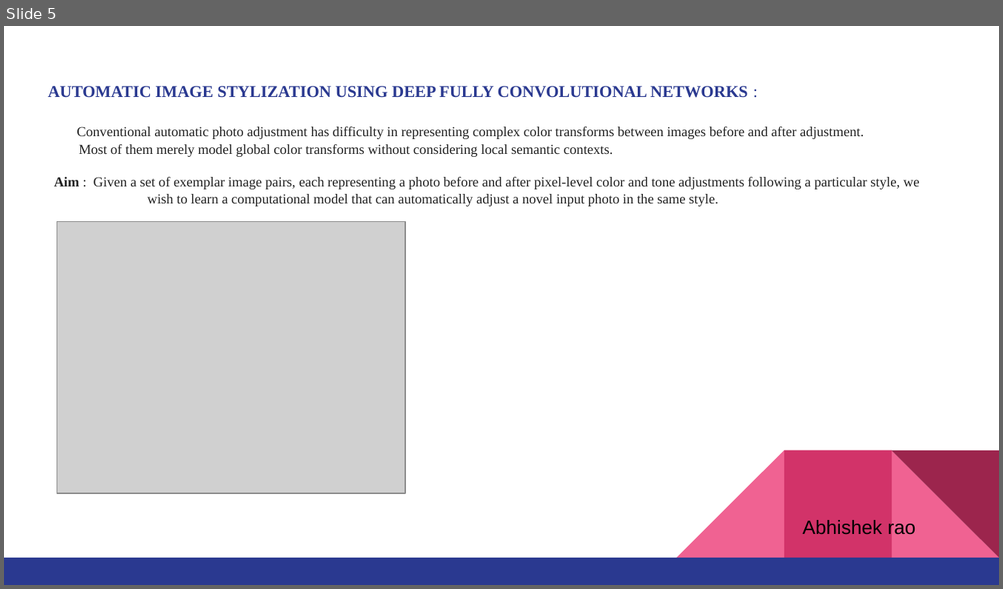
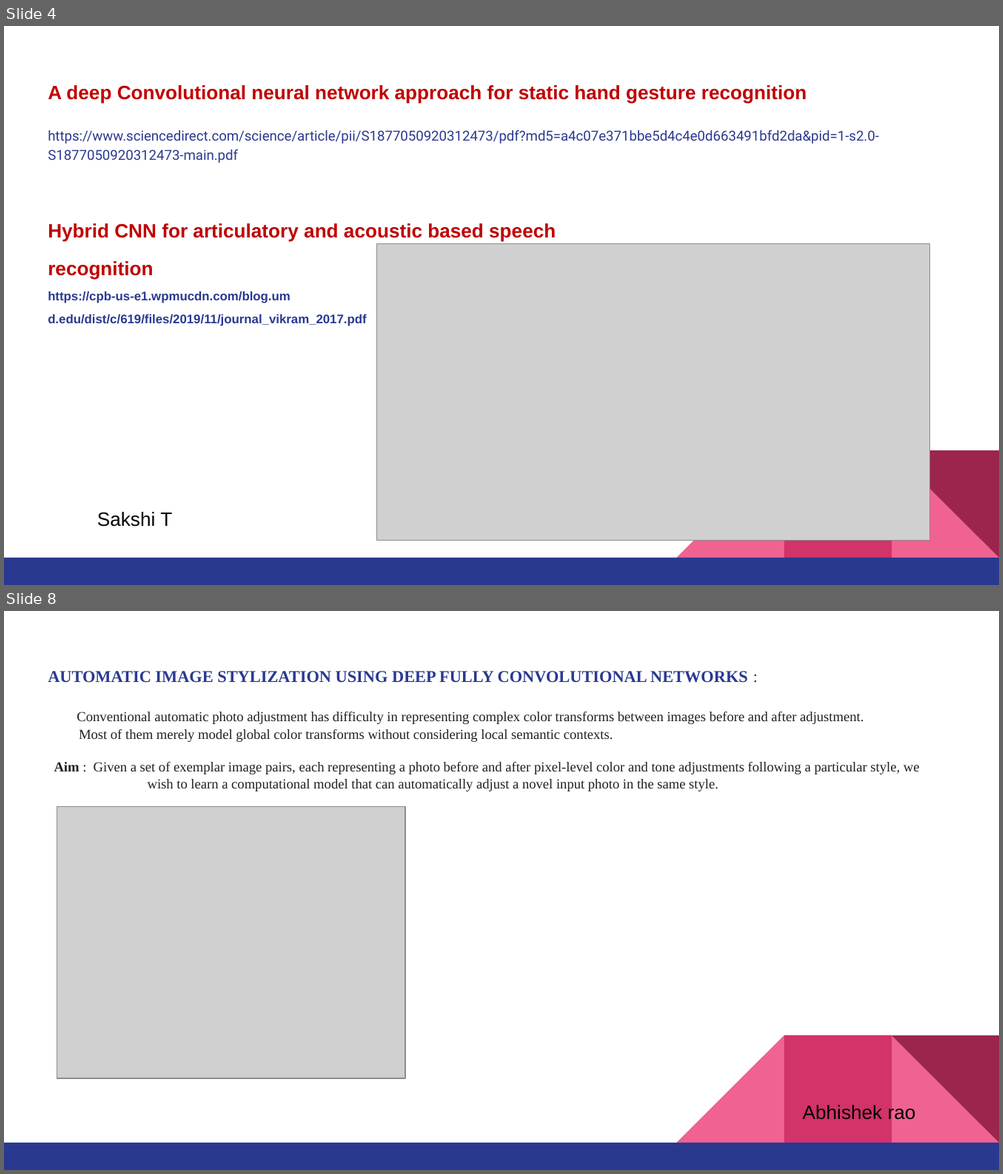
Before and after one commit to VarunBohara/Mini-Project-Documents, a slide deck: IDEAS FOR PROBLEM STATEMENT 5.pptx. Shown one above the other, each under a label of ours: slide 5 before the commit, slides 4 and 8 after it; the slides between them are not shown. The pictures are 1003x589 and 1003x1174 pixels, drawn with LibreOffice and Linux fonts; fonts in the diff are those of the drawing; grey boxes stand for pictures. Boxes give left, top, right and bottom in pixels: in the first picture for what was removed or moved away, otherwise in the second. Text is boxed around its words. In the diff, an @@ line names an element or a change of style, - is before the commit and + after.

```diff
--- a/IDEAS FOR PROBLEM STATEMENT 5.pptx
+++ b/IDEAS FOR PROBLEM STATEMENT 5.pptx
@@ slide 4 added at (4, 26, 999, 585), background #FFFFFF; not listed: 5 template elements that a slide beside it also shows @@
@@ title added at (48, 85, 806, 104), 14 pt, text #C00000, bold @@
+A deep Convolutional neural network approach for static hand gesture recognition
@@ text added at (48, 130, 879, 326), 10 pt, text #2A3990, bold @@
+https://www.sciencedirect.com/science/article/pii/S1877050920312473/pdf?md5=a4c07e371bbe5d4c4e0d663491bfd2da&pid=1-s2.0-S1877050920312473-main.pdf
+Hybrid CNN for articulatory and acoustic based speech
+recognition
+https://cpb-us-e1.wpmucdn.com/blog.um
+d.edu/dist/c/619/files/2019/11/journal_vikram_2017.pdf
@@ picture added at (377, 244, 930, 540) @@
@@ text added at (97, 512, 172, 527), 14 pt, text #000000 @@
+Sakshi T
@@ what was slide 5 is now slide 8 @@
```
Also in this commit, not shown: 1 slide changed, 3 other slides added, 1 slide removed.
